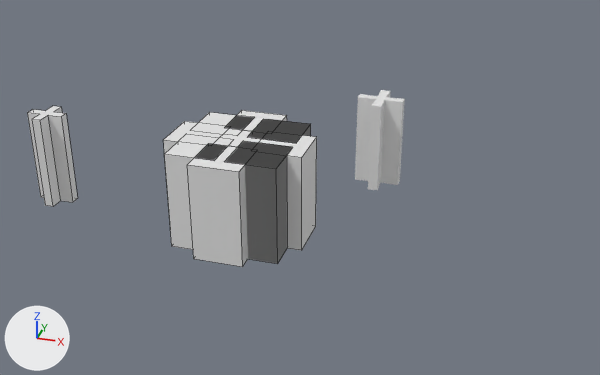
A saved change to the Blender file Models/GroupD/Factory Kit/Factory Interior/Level Assets/Support Beams/FI-035 SupportBeam.blend.
One viewpoint serves both versions: a 50 mm camera at (9.8, -14.39, 8.46) aimed at (5.28, 0.42, 0.64). The lights are fixed; the arrows at lower left show +X, +Y and +Z. Mesh edges are drawn as thin lines on the coarser meshes.
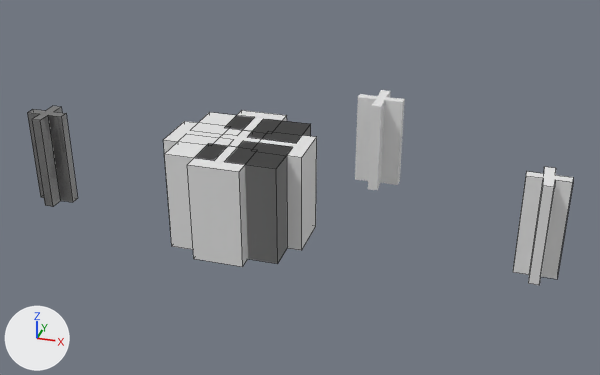
Pixel boxes [x1, y1, x2, y2] of what changed, in the pictures (600 x 375 px):
'Cube.001', added: after [513, 167, 573, 285]
'FI-035-SupportBeam', recoloured: [27, 106, 78, 207] in both

The edits, one by one:
Picture 'SupportBeam_texture3.png' (img_supportbeam_texture3_png) is new.
Material 'SupportBeam' (mat_supportbeam) is new.
Its texture is img_supportbeam_texture3_png.
Its metallic is 0.8.
Its roughness is 0.4.
me_cube_017 has 24 vertices, 14 faces and spans x -0.4..0.4, y -0.8..0.0, z 0.0..2.0.
me_cube_017 now uses material mat_supportbeam (picture img_supportbeam_texture3_png).
Mesh me_cube_001 is new.
It has 24 vertices, 14 faces and spans x -0.64..0.64, y -0.64..0.64, z -1.0..1.0.
Object 'Cube.001' (ob_cube_001) is new; it shows me_cube_001.
Its location is (10.15, -0.5, 1.02).
Its scale is (0.625, 0.625, 1.0).
